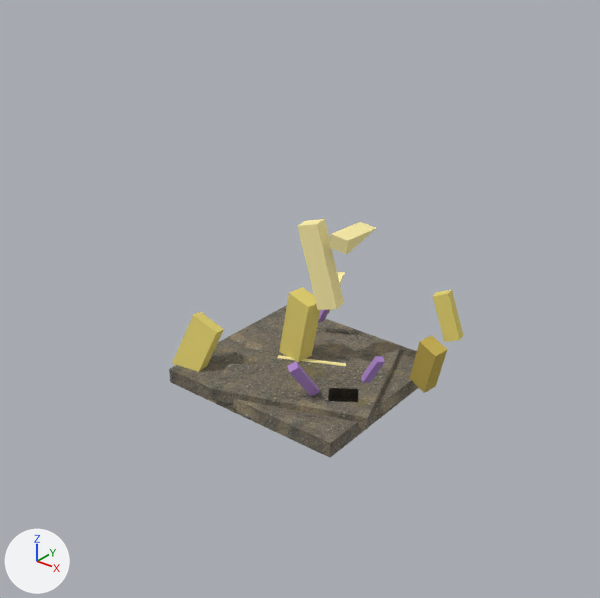
Two versions of the glTF model resources/deposits/models/voltite.glb, one commit apart.
The view is the same before and after, from a camera (50 mm lens) standing at (1.46, -1.85, 1.43) and looking at (0.02, -0.06, 0.32). Every picture has the same lights, and +X, +Y and +Z are marked at lower left. The older version comes first. Where no turn or scale is listed for an object, it has been applied to the vertices. Vertices at exactly the same position are counted once.

The older version as bpy lines, for what is in view:
```python
ob_bolt_hi = bpy.data.objects.new('Bolt_Hi', me_box_003)
ob_bolt_hi.location = (0.08, 0.024, 0.275)
ob_bolt_lo = bpy.data.objects.new('Bolt_Lo', me_box_002)
ob_bolt_lo.location = (-0.05, 0.004, 0.05)
ob_bolt_tip = bpy.data.objects.new('Bolt_Tip', me_wedge)
ob_bolt_tip.location = (0.12, 0.004, 0.5)
ob_purple_0 = bpy.data.objects.new('Purple_0', me_box_007)
ob_purple_0.location = (0.15, -0.147, 0.075)
ob_purple_1 = bpy.data.objects.new('Purple_1', me_box_008)
ob_purple_1.location = (-0.1, 0.203, 0.1)
ob_purple_2 = bpy.data.objects.new('Purple_2', me_box_009)
ob_purple_2.location = (0.3, -0.097, 0.15)
ob_spike1_hi = bpy.data.objects.new('Spike1_Hi', me_box_005)
ob_spike1_hi.location = (0.42, 0.204, 0.2)
ob_spike1_lo = bpy.data.objects.new('Spike1_Lo', me_box_004)
ob_spike1_lo.location = (0.35, 0.154, 0.04)
ob_voltbase = bpy.data.objects.new('VoltBase', me_box)
ob_voltbase.location = (0.0, 0.0, 0.0)
# also in view: 'Spike2' at (-0.26, -0.23, 0.12); 'VoltBase2' at (0.04, -0.03, 0.05)
```
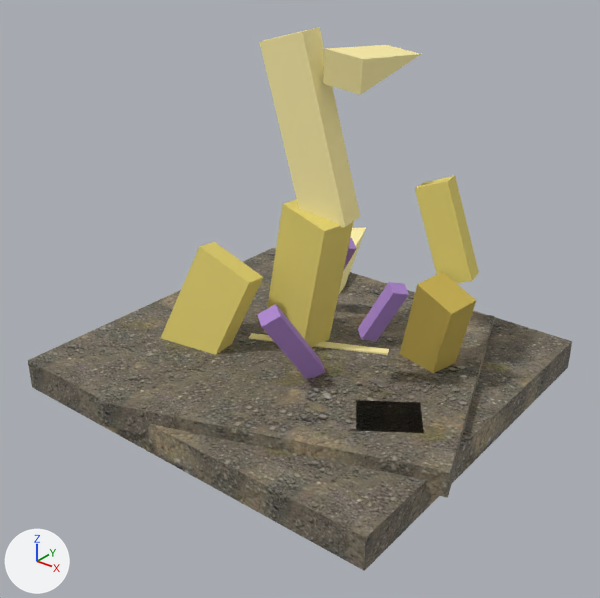
Pixel boxes [x1, y1, x2, y2] of what changed, in the pictures (600 x 598 px):
'VoltBase', rescaled (117% wider, 110% taller)
    before: [169, 305, 419, 458]
    after: [28, 248, 572, 571]
'VoltBase2', rescaled (106% wider, 104% taller)
    before: [209, 324, 401, 429]
    after: [97, 283, 494, 498]
'Bolt_Hi', moved, rescaled (112% wider, 118% taller)
    before: [297, 219, 344, 310]
    after: [259, 27, 360, 227]
'Bolt_Lo', moved, rescaled (117% wider, 97% taller)
    before: [279, 287, 320, 362]
    after: [264, 199, 354, 348]
'Spike2', moved, rescaled
    before: [172, 312, 224, 372]
    after: [160, 242, 263, 355]
'Spike1_Lo', moved, rescaled
    before: [410, 335, 447, 393]
    after: [400, 272, 476, 373]
'Spike1_Hi', moved, rescaled (110% wider, 104% taller)
    before: [433, 290, 463, 342]
    after: [415, 176, 479, 283]
'Bolt_Tip', moved, rescaled (111% wider, 55% taller)
    before: [330, 222, 376, 254]
    after: [323, 45, 421, 95]
'Purple_0', moved, rescaled (106% wider, 111% taller)
    before: [287, 361, 320, 396]
    after: [257, 304, 326, 379]
'Purple_2', moved, rescaled (108% wider, 114% taller)
    before: [361, 356, 385, 383]
    after: [358, 282, 409, 341]
'VoltRubble_0', rescaled (123% wider, 127% taller)
    before: [328, 388, 358, 402]
    after: [356, 400, 424, 433]
'Spike3', moved, rescaled
    before: [329, 272, 345, 313]
    after: [339, 227, 366, 294]
'Purple_1', moved, rescaled
    before: [318, 310, 330, 322]
    after: [344, 238, 356, 269]

Edits to the bpy script that builds the scene:
```text
Change me_box_003:
    remove me_box_003.from_pydata(...)  # 8 vertices, 12 faces; spans x -0.108..0.038, y -0.043..0.03, z -0.009..0.275
    add me_box_003.from_pydata(...)  # 8 vertices, 12 faces; spans x -0.215..0.075, y -0.086..0.061, z -0.018..0.549
    me_box_003 part 1: the whole mesh is scaled about the mesh origin by 2
Change me_box_002:
    remove me_box_002.from_pydata(...)  # 8 vertices, 12 faces; spans x -0.048..0.099, y -0.043..0.036, z -0.009..0.254
    add me_box_002.from_pydata(...)  # 8 vertices, 12 faces; spans x -0.096..0.198, y -0.086..0.072, z -0.019..0.508
    me_box_002 part 2: the whole mesh is scaled about the mesh origin by 2
Change me_wedge:
    remove me_wedge.from_pydata(...)  # 6 vertices, 8 faces; spans x -0.044..0.033, y -0.007..0.179, z -0.029..0.029
    add me_wedge.from_pydata(...)  # 6 vertices, 8 faces; spans x -0.088..0.067, y -0.013..0.357, z -0.057..0.057
    me_wedge part 3: the whole mesh is scaled about the mesh origin by 2
Change me_box_007:
    remove me_box_007.from_pydata(...)  # 8 vertices, 12 faces; spans x -0.0326..0.019, y -0.1021..0.016, z -0.0112..0.1333
    add me_box_007.from_pydata(...)  # 8 vertices, 12 faces; spans x -0.0651..0.038, y -0.2042..0.032, z -0.0224..0.2665
    me_box_007 part 4: the whole mesh is scaled about the mesh origin by 2
Change me_box_008:
    remove me_box_008.from_pydata(...)  # 8 vertices, 12 faces; spans x -0.0139..0.0743, y -0.0178..0.015, z -0.0076..0.1171
    add me_box_008.from_pydata(...)  # 8 vertices, 12 faces; spans x -0.0278..0.1486, y -0.0356..0.0301, z -0.0153..0.2341
    me_box_008 part 5: the whole mesh is scaled about the mesh origin by 2
Change me_box_009:
    remove me_box_009.from_pydata(...)  # 8 vertices, 12 faces; spans x -0.0133..0.0617, y -0.0168..0.0159, z -0.0073..0.0949
    add me_box_009.from_pydata(...)  # 8 vertices, 12 faces; spans x -0.0267..0.1233, y -0.0335..0.0319, z -0.0146..0.1897
    me_box_009 part 6: the whole mesh is scaled about the mesh origin by 2
Change me_box_005:
    remove me_box_005.from_pydata(...)  # 8 vertices, 12 faces; spans x -0.08..0.027, y -0.026..0.025, z -0.01..0.151
    add me_box_005.from_pydata(...)  # 8 vertices, 12 faces; spans x -0.16..0.055, y -0.052..0.051, z -0.02..0.301
    me_box_005 part 7: the whole mesh is scaled about the mesh origin by 2
Change me_box_004:
    remove me_box_004.from_pydata(...)  # 8 vertices, 12 faces; spans x -0.039..0.086, y -0.066..0.031, z -0.014..0.179
    add me_box_004.from_pydata(...)  # 8 vertices, 12 faces; spans x -0.078..0.172, y -0.132..0.062, z -0.028..0.358
    me_box_004 part 8: the whole mesh is scaled about the mesh origin by 2
Change me_box_006:
    remove me_box_006.from_pydata(...)  # 8 vertices, 12 faces; spans x -0.049..0.12, y -0.024..0.065, z -0.022..0.205
    add me_box_006.from_pydata(...)  # 8 vertices, 12 faces; spans x -0.098..0.239, y -0.047..0.129, z -0.044..0.409
    me_box_006 part 9: the whole mesh is scaled about the mesh origin by 2
Change me_wedge_001:
    remove me_wedge_001.from_pydata(...)  # 6 vertices, 8 faces; spans x -0.115..0.025, y -0.014..0.238, z -0.023..0.049
    add me_wedge_001.from_pydata(...)  # 6 vertices, 8 faces; spans x -0.23..0.049, y -0.029..0.475, z -0.047..0.098
    me_wedge_001 part 10: the whole mesh is scaled about the mesh origin by 2
Change me_box:
    remove me_box.from_pydata(...)  # 8 vertices, 12 faces; spans x -0.325..0.325, y -0.3..0.3, z 0.0..0.05
    add me_box.from_pydata(...)  # 8 vertices, 12 faces; spans x -0.65..0.65, y -0.6..0.6, z 0.0..0.1
    me_box part 11: the whole mesh is scaled about the mesh origin by 2
Change me_box_001:
    remove me_box_001.from_pydata(...)  # 8 vertices, 12 faces; spans x -0.312..0.312, y -0.297..0.297, z 0.0..0.04
    add me_box_001.from_pydata(...)  # 8 vertices, 12 faces; spans x -0.624..0.624, y -0.594..0.594, z 0.0..0.08
    me_box_001 part 12: the whole mesh is scaled about the mesh origin by 2
Change me_box_012:
    remove me_box_012.from_pydata(...)  # 8 vertices, 12 faces; spans x -0.0584..0.0584, y -0.0565..0.0565, z 0.0..0.05
    add me_box_012.from_pydata(...)  # 8 vertices, 12 faces; spans x -0.1167..0.1167, y -0.1131..0.1131, z 0.0..0.1
    me_box_012 part 13: the whole mesh is scaled about the mesh origin by 2
Change ob_bolt_hi:
    ob_bolt_hi.location: (0.08, 0.024, 0.275) -> (0.08, 0.024, 0.55)
Change ob_bolt_lo:
    ob_bolt_lo.location: (-0.05, 0.004, 0.05) -> (-0.05, 0.004, 0.1)
Change ob_bolt_tip:
    ob_bolt_tip.location: (0.12, 0.004, 0.5) -> (0.12, 0.004, 1.0)
Change ob_purple_0:
    ob_purple_0.location: (0.15, -0.147, 0.075) -> (0.15, -0.147, 0.15)
Change ob_purple_1:
    ob_purple_1.location: (-0.1, 0.203, 0.1) -> (-0.1, 0.203, 0.2)
Change ob_purple_2:
    ob_purple_2.location: (0.3, -0.097, 0.15) -> (0.3, -0.097, 0.3)
Change ob_spike1_hi:
    ob_spike1_hi.location: (0.42, 0.204, 0.2) -> (0.42, 0.204, 0.4)
Change ob_spike1_lo:
    ob_spike1_lo.location: (0.35, 0.154, 0.04) -> (0.35, 0.154, 0.08)
Change ob_spike2:
    ob_spike2.location: (-0.3, -0.246, 0.03) -> (-0.3, -0.246, 0.06)
Change ob_spike3:
    ob_spike3.location: (-0.2, 0.354, 0.05) -> (-0.2, 0.354, 0.1)
Change ob_voltbase2:
    ob_voltbase2.location: (0.04, -0.03, 0.03) -> (0.08, -0.06, 0.06)
Change ob_voltrubble_0:
    ob_voltrubble_0.location: (0.225, -0.1, 0.02) -> (0.45, -0.2, 0.04)
```
